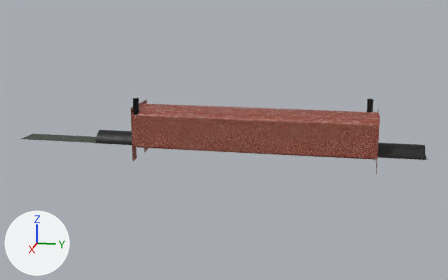
An edit to the glTF model common/models/parkour_room/parkour_room.gltf, drawn before and after from the same camera.
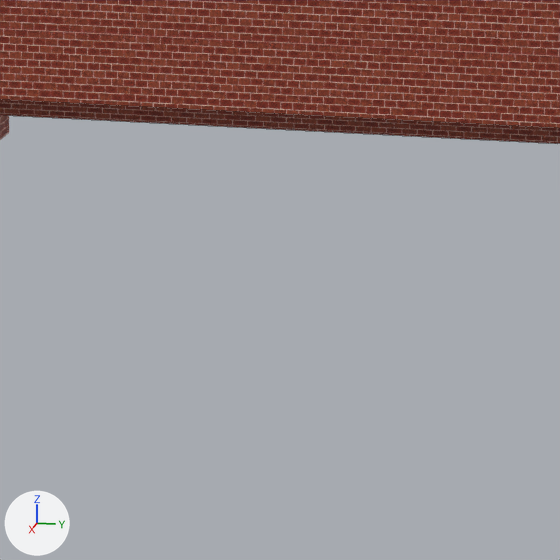
The first picture shows the older version from a 50 mm lens placed at (203.7, 71.4, 53.9), pointed at (8.4, 32.3, 5.0). The close-ups show both versions on the part from 33% to 44% of the width and 49% to 66% of the height of that picture; other places that the commit changed are outside them. Arrows for +X, +Y and +Z are at lower left; the lights stay in place. The close-ups show mesh edges as thin lines. Where no turn or scale is listed for an object, it has been applied to the vertices.

The first close-up shows 'floor.002', 'wall.002'.
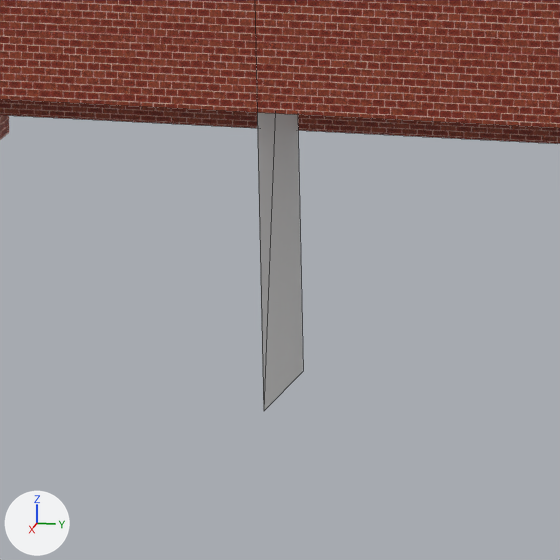
The change, as a list of edits to the scene's bpy script:
```text
Add me_plane_020:
    me_plane_020.from_pydata([(-2.1, 0.0, 9.9), (2.1, 0.0, 9.9), (-2.1, 0.0, -9.9), (2.1, 0.0, -9.9)], [], [(0, 1, 3), (0, 3, 2)])
Add ob_invisible_block_001:
    ob_invisible_block_001 = bpy.data.objects.new('Invisible_block.001', me_plane_020)
    ob_invisible_block_001.location = (0.79, 11.88, 0.68)
```

Pixel boxes (x1, y1, x2, y2) of what changed, in the close-ups (560 x 560 px):
'Invisible_block.001', added: after (257, 113, 303, 411)
